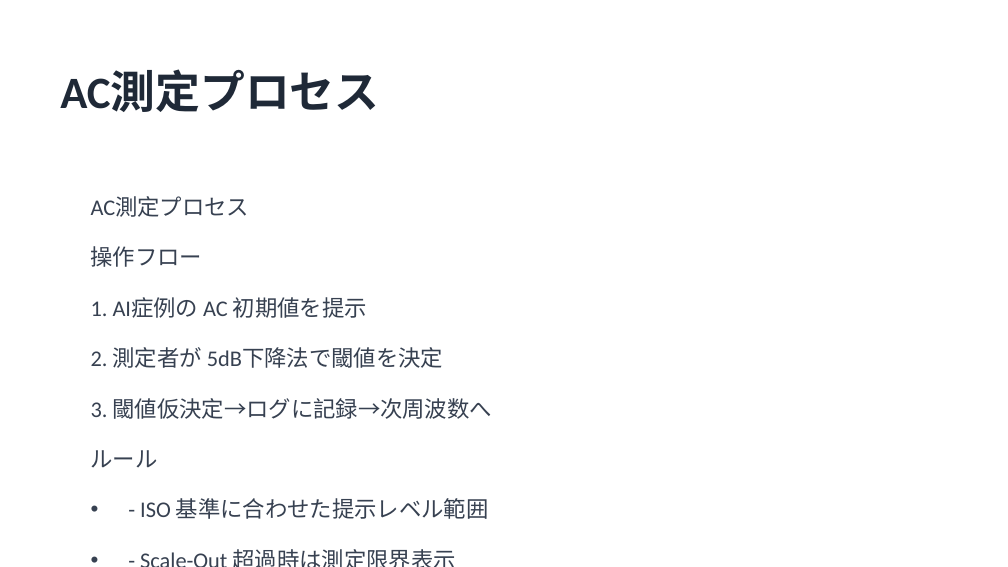
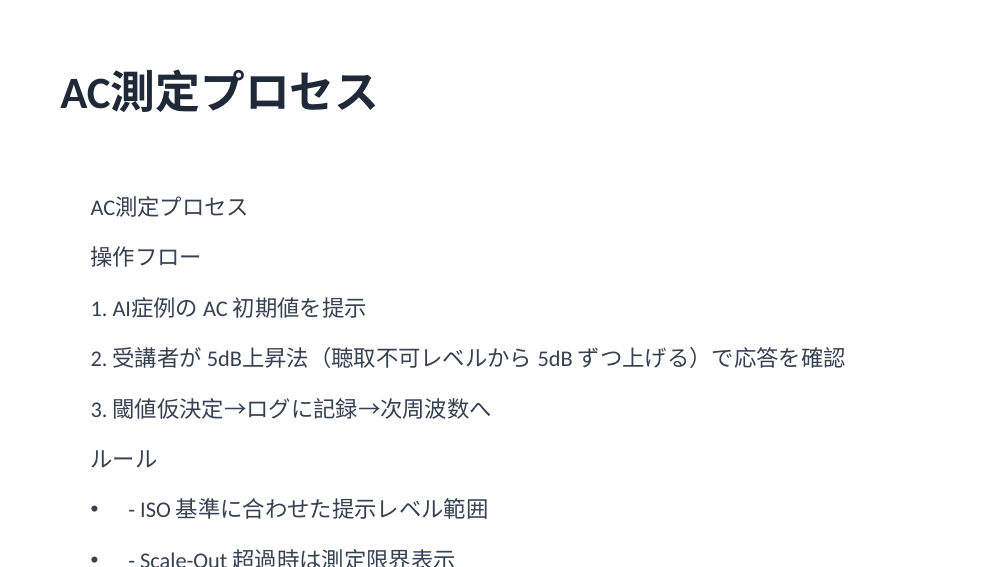
Before and after one commit to HIdechan-Maeda/Audiogram-masking-training-ver.2, a slide deck: slide 5 of HearSim_マスキング訓練プレゼン.pptx. Drawn at 1008x567 pixels with LibreOffice and Linux fonts; fonts in the diff are those of the drawing. Boxes give left, top, right and bottom in pixels: in the first picture for what was removed or moved away, otherwise in the second. Text is boxed around its words. In the diff, an @@ line names an element or a change of style, - is before the commit and + after.

```diff
--- a/HearSim_マスキング訓練プレゼン.pptx
+++ b/HearSim_マスキング訓練プレゼン.pptx
@@ text at [91,347,846,368]: text changed @@
-2. 測定者が 5dB下降法で閾値を決定
+2. 受講者が 5dB上昇法（聴取不可レベルから 5dB ずつ上げる）で応答を確認
```
Also in this commit, not shown: 4 other slides changed, 1 other file.
